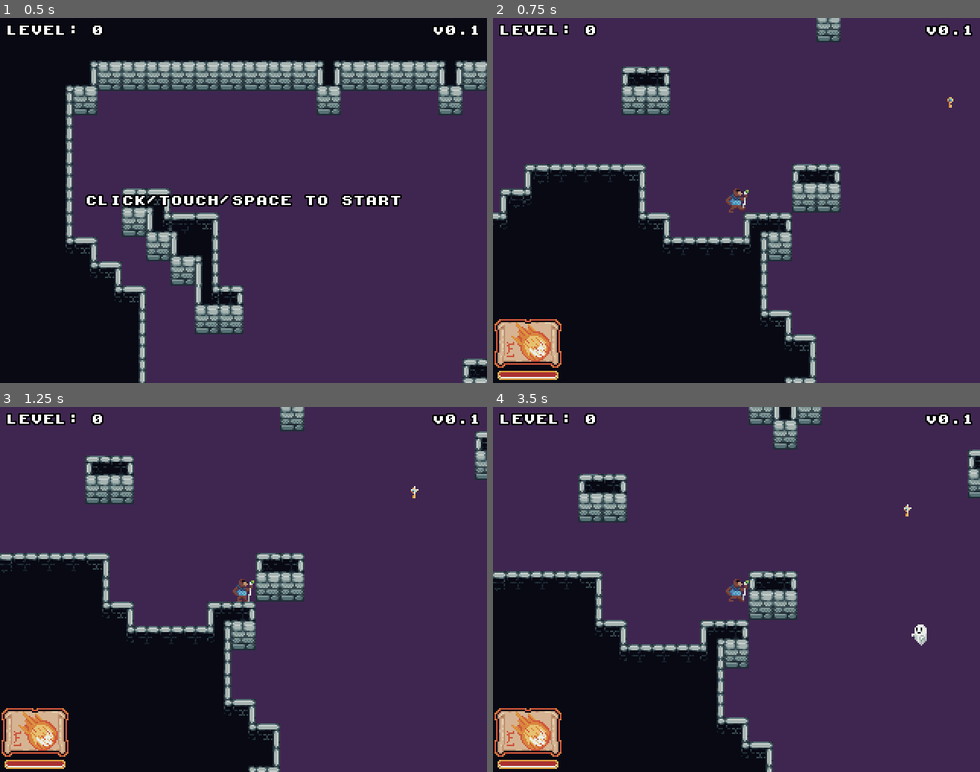
Above: before the commit, frames 1-4 (two rows, left to right).
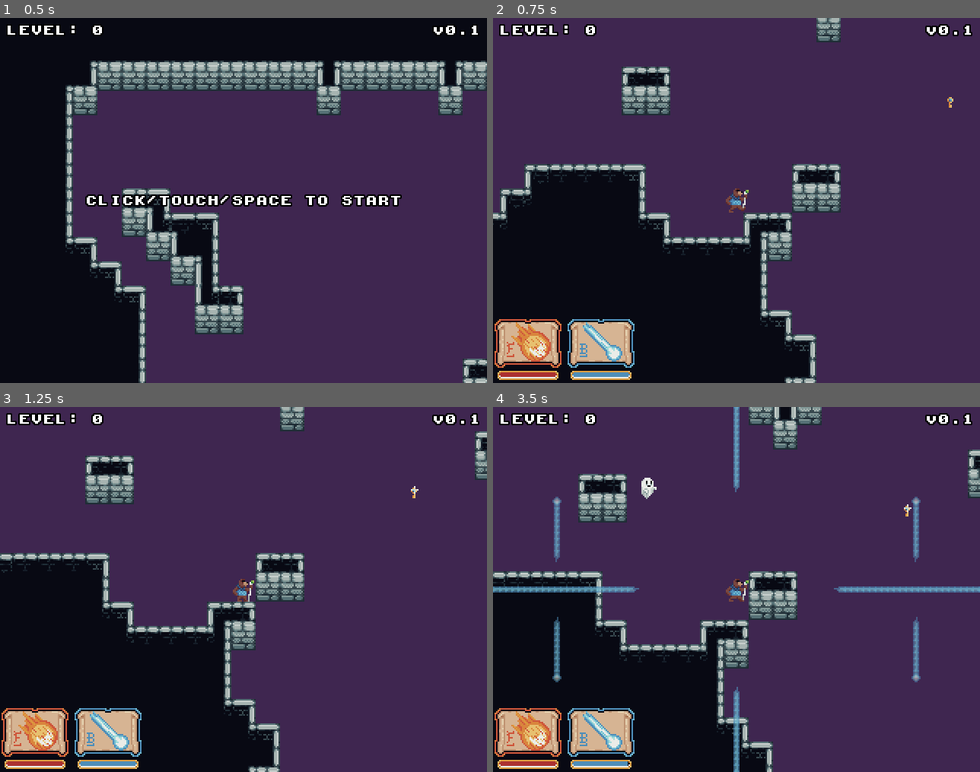
Above: after the commit, the same moments.

Repository: nikolawhallon/ExploreyDungeon
Game: Godot game, scene res://Scenes/Game.tscn
Two runs of this game, one before a commit and one after it. Both use one fixed random seed, a clock stepped at 60 frames per second and the inputs below.
Inputs (mouse positions are in pixels of both pictures, inside the frame that each line leads up to):
- Up to frame 1 (0.5 s): no input
- Up to frame 2 (0.75 s): tap Enter at 0.5 s; move the mouse to (843, 182) at 0.52 s; hold D from 0.53 s (still down); tap B at 0.6 s; click (843, 182) at 0.67 s
- Up to frame 3 (1.25 s): keep holding D; tap Space at 0.77 s
- Up to frame 4 (3.5 s): release D at 1.25 s; click (600, 731) at 1.27 s; drag from (639, 607) to (906, 490) at 2.02 s; move the mouse to (785, 509) at 2.77 s; hold D from 2.78 s (still down); tap F at 2.85 s; tap B at 3.05 s

Frame 1 is identical in both runs. In frame 2, 1.8% of the frame differs, in the area x 15-30%, y 82-100%; in frame 3, 1.8%; in frame 4, 4.4%, in the area x 0-100%, y 0-100%.

Commit message:
added a beam

Diff:
--- /dev/null
+++ b/Scenes/Beam.gd
@@ -0,0 +1,77 @@
+extends Area2D
+
+var speed = 6
+var temp_position = Vector2.ZERO
+var tail_segments = 0
+var orientation = "right"
+var fade_out = false
+var fade_time = 0.5
+
+func destroy():
+	get_tree().queue_delete(self)
+
+func set_beam_start(start_position):
+	global_position = start_position
+	temp_position = position
+
+func set_orientation(o):
+	orientation = o
+
+func set_lifetime(seconds):
+	if seconds < 0.05:
+		fade_out = true
+	else:
+		$Timer.start(seconds)
+
+func set_fade_time(seconds):
+	fade_time = seconds
+
+func _process(delta):
+	if fade_out:
+		modulate.a -= delta / fade_time
+		if modulate.a < 0.05:
+			destroy()
+
+	if orientation == "right":
+		position.x += speed
+	if orientation == "left":
+		position.x -= speed
+	if orientation == "up":
+		position.y -= speed
+	if orientation == "down":
+		position.y += speed
+	var distance = position.distance_to(temp_position)
+
+	# this logic is saying, every time the beam moves 4 pixels,
+	# spawn 1 new beam tail segment
+	# TODO: also spawn animated beam segments
+	var factor_a = 4
+	var factor_b = 1
+	if distance > factor_a:
+		for _i in range(factor_b):
+			tail_segments += 1
+			var tail = Sprite.new()
+			tail.texture = load("res://Assets/Beam/beam_tail.png")
+			add_child(tail)
+
+			if orientation == "right":
+				tail.scale.x = 1
+				tail.position -= tail_segments * Vector2(factor_a, 0)
+			if orientation == "left":
+				tail.scale.x = -1
+				tail.position += tail_segments * Vector2(factor_a, 0)
+			if orientation == "up":
+				tail.rotation_degrees = -90
+				tail.position += tail_segments * Vector2(0, factor_a)
+			if orientation == "down":
+				tail.rotation_degrees = 90
+				tail.position -= tail_segments * Vector2(0, factor_a)
+
+		temp_position = position
+
+func _on_Timer_timeout():
+	fade_out = true
+
+func _on_Beam_area_entered(area):
+	if area.is_in_group("Ghost"):
+		area.destroy()
--- /dev/null
+++ b/Scenes/Beam.tscn
@@ -0,0 +1,23 @@
+[gd_scene load_steps=4 format=2]
+
+[ext_resource path="res://Assets/Beam/beam_head.png" type="Texture" id=1]
+[ext_resource path="res://Scenes/Beam.gd" type="Script" id=2]
+
+[sub_resource type="RectangleShape2D" id=1]
+extents = Vector2( 3, 3 )
+
+[node name="Beam" type="Area2D"]
+script = ExtResource( 2 )
+
+[node name="Head" type="Sprite" parent="."]
+z_index = 1
+texture = ExtResource( 1 )
+
+[node name="CollisionShape2D" type="CollisionShape2D" parent="."]
+shape = SubResource( 1 )
+
+[node name="Timer" type="Timer" parent="."]
+one_shot = true
+
+[connection signal="area_entered" from="." to="." method="_on_Beam_area_entered"]
+[connection signal="timeout" from="Timer" to="." method="_on_Timer_timeout"]
--- /dev/null
+++ b/Scenes/BeamPattern.gd
@@ -0,0 +1,50 @@
+extends Node2D
+
+var iterations = 0
+var max_iterations = 3
+
+func _ready():
+	$BeamRight.set_orientation("right")
+	$BeamRight.set_lifetime(0.25)
+
+	$BeamLeft.set_orientation("left")
+	$BeamLeft.set_lifetime(0.25)
+
+	$BeamUp.set_orientation("up")
+	$BeamUp.set_lifetime(0.25)
+
+	$BeamDown.set_orientation("down")
+	$BeamDown.set_lifetime(0.25)
+
+func _on_Timer_timeout():
+	var beam_right_up = load("res://Scenes/Beam.tscn").instance()
+	add_child(beam_right_up)
+	beam_right_up.set_beam_start($BeamRight.global_position + Vector2(0, -4))
+	beam_right_up.set_orientation("up")
+	beam_right_up.set_lifetime(0.1)
+	beam_right_up.set_fade_time(0.1)
+
+	var beam_right_down = load("res://Scenes/Beam.tscn").instance()
+	add_child(beam_right_down)
+	beam_right_down.set_beam_start($BeamRight.global_position + Vector2(0, 4))
+	beam_right_down.set_orientation("down")
+	beam_right_down.set_lifetime(0.1)
+	beam_right_down.set_fade_time(0.1)
+
+	var beam_left_up = load("res://Scenes/Beam.tscn").instance()
+	add_child(beam_left_up)
+	beam_left_up.set_beam_start($BeamLeft.global_position + Vector2(0, -4))
+	beam_left_up.set_orientation("up")
+	beam_left_up.set_lifetime(0.1)
+	beam_left_up.set_fade_time(0.1)
+
+	var beam_left_down = load("res://Scenes/Beam.tscn").instance()
+	add_child(beam_left_down)
+	beam_left_down.set_beam_start($BeamLeft.global_position + Vector2(0, 4))
+	beam_left_down.set_orientation("down")
+	beam_left_down.set_lifetime(0.1)
+	beam_left_down.set_fade_time(0.1)
+
+	iterations += 1
+	if iterations == max_iterations:
+		$Timer.stop()
--- /dev/null
+++ b/Scenes/BeamPattern.tscn
@@ -0,0 +1,25 @@
+[gd_scene load_steps=3 format=2]
+
+[ext_resource path="res://Scenes/Beam.tscn" type="PackedScene" id=1]
+[ext_resource path="res://Scenes/BeamPattern.gd" type="Script" id=2]
+
+[node name="BeamPattern" type="Node2D"]
+script = ExtResource( 2 )
+
+[node name="BeamRight" parent="." instance=ExtResource( 1 )]
+position = Vector2( 16, 0 )
+
+[node name="BeamLeft" parent="." instance=ExtResource( 1 )]
+position = Vector2( -16, 0 )
+
+[node name="BeamUp" parent="." instance=ExtResource( 1 )]
+position = Vector2( 0, -16 )
+
+[node name="BeamDown" parent="." instance=ExtResource( 1 )]
+position = Vector2( 0, 16 )
+
+[node name="Timer" type="Timer" parent="."]
+wait_time = 0.1
+autostart = true
+
+[connection signal="timeout" from="Timer" to="." method="_on_Timer_timeout"]
--- /dev/null
+++ b/Scenes/BeamScroll.gd
@@ -0,0 +1,9 @@
+extends Area2D
+
+func destroy():
+	get_tree().queue_delete(self)
+
+func _on_BeamScroll_body_entered(body):
+	if body.is_in_group("Player"):
+		body.collected_beam_scroll()
+		destroy()
--- /dev/null
+++ b/Scenes/BeamScroll.tscn
@@ -0,0 +1,18 @@
+[gd_scene load_steps=4 format=2]
+
+[ext_resource path="res://Assets/Spells/beam_scroll.png" type="Texture" id=1]
+[ext_resource path="res://Scenes/BeamScroll.gd" type="Script" id=2]
+
+[sub_resource type="RectangleShape2D" id=1]
+extents = Vector2( 7, 8 )
+
+[node name="BeamScroll" type="Area2D"]
+script = ExtResource( 2 )
+
+[node name="Sprite" type="Sprite" parent="."]
+texture = ExtResource( 1 )
+
+[node name="CollisionShape2D" type="CollisionShape2D" parent="."]
+shape = SubResource( 1 )
+
+[connection signal="body_entered" from="." to="." method="_on_BeamScroll_body_entered"]
--- a/Scenes/Fireball.tscn
+++ b/Scenes/Fireball.tscn
@@ -25,7 +25,7 @@
 
 [node name="AnimatedSprite" type="AnimatedSprite" parent="."]
 frames = SubResource( 1 )
-frame = 3
+frame = 1
 playing = true
 
 [connection signal="area_entered" from="." to="." method="_on_Fireball_area_entered"]
--- a/Scenes/Level.gd
+++ b/Scenes/Level.gd
@@ -12,6 +12,8 @@
 	if event is InputEventKey and event.pressed:
 		if event.scancode == KEY_F:
 			spawn_fireballs()
+		if event.scancode == KEY_B:
+			spawn_beams()
 
 	if event is InputEventMouseButton:
 		if event.is_pressed():
@@ -42,6 +44,7 @@
 	rng.randomize()
 
 	$CanvasLayer/MarginContainer/HBoxContainer/FireballSpell/FireballChargeBar.value = $YSort/Player.fireball_power
+	$CanvasLayer/MarginContainer/HBoxContainer/BeamSpell/BeamChargeBar.value = $YSort/Player.beam_power
 
 	$YSort/Player/Camera2D.limit_bottom = $YSort/Dungeon.map_h * 16
 	$YSort/Player/Camera2D.limit_right = $YSort/Dungeon.map_w * 16
@@ -82,6 +85,17 @@
 		var y = rng.randi_range(1, $YSort/Dungeon.map_h - 1)
 		if $YSort/Dungeon.is_ground(x, y):
 			fireball_scroll.position = Vector2(x * 16 + 8, y * 16 + 8)
+			break
+
+	# place a BeamScroll
+	var beam_scroll = load("res://Scenes/BeamScroll.tscn").instance()
+	add_child(beam_scroll)
+
+	while true:
+		var x = rng.randi_range(1, $YSort/Dungeon.map_w - 1)
+		var y = rng.randi_range(1, $YSort/Dungeon.map_h - 1)
+		if $YSort/Dungeon.is_ground(x, y):
+			beam_scroll.position = Vector2(x * 16 + 8, y * 16 + 8)
 			break
 
 func _on_Warp_entered():
@@ -137,5 +151,22 @@
 	fireball.global_position = $YSort/Player.global_position + direction * fireball.speed * 4.0 * 0.016
 	fireball.direction = direction
 
+func spawn_beams():
+	if $YSort/Player.beam_power <= 0:
+		return
+
+	var beam_pattern = load("res://Scenes/BeamPattern.tscn").instance()
+	add_child(beam_pattern)
+	beam_pattern.global_position = $YSort/Player.global_position
+
+	$YSort/Player.beam_power = clamp($YSort/Player.beam_power - 5, 0, 100)
+	$CanvasLayer/MarginContainer/HBoxContainer/BeamSpell/BeamChargeBar.value = $YSort/Player.beam_power
+
 func _on_Player_collected_fireball_scroll():
 	$CanvasLayer/MarginContainer/HBoxContainer/FireballSpell/FireballChargeBar.value = $YSort/Player.fireball_power
+
+func _on_BeamButton_pressed():
+	spawn_beams()
+
+func _on_Player_collected_beam_scroll():
+	$CanvasLayer/MarginContainer/HBoxContainer/BeamSpell/BeamChargeBar.value = $YSort/Player.beam_power
--- a/Scenes/Level.tscn
+++ b/Scenes/Level.tscn
@@ -59,7 +59,6 @@
 texture_progress = ExtResource( 8 )
 
 [node name="BeamSpell" type="VBoxContainer" parent="CanvasLayer/MarginContainer/HBoxContainer"]
-visible = false
 margin_left = 48.0
 margin_right = 92.0
 margin_bottom = 42.0
@@ -73,7 +72,7 @@
 margin_bottom = 32.0
 texture_normal = ExtResource( 7 )
 
-[node name="BeamCharge" type="TextureProgress" parent="CanvasLayer/MarginContainer/HBoxContainer/BeamSpell"]
+[node name="BeamChargeBar" type="TextureProgress" parent="CanvasLayer/MarginContainer/HBoxContainer/BeamSpell"]
 margin_top = 33.0
 margin_right = 44.0
 margin_bottom = 41.0
@@ -81,8 +80,11 @@
 texture_progress = ExtResource( 9 )
 
 [connection signal="entered" from="Warp" to="." method="_on_Warp_entered"]
+[connection signal="collected_beam_scroll" from="YSort/Player" to="." method="_on_Player_collected_beam_scroll"]
 [connection signal="collected_fireball_scroll" from="YSort/Player" to="." method="_on_Player_collected_fireball_scroll"]
 [connection signal="was_hit" from="YSort/Player" to="." method="_on_Player_was_hit"]
 [connection signal="timeout" from="GhostSpawnTimer" to="." method="_on_GhostSpawnTimer_timeout"]
 [connection signal="pressed" from="CanvasLayer/MarginContainer/HBoxContainer/FireballSpell/FireballButtonMobile" to="." method="_on_FireballButton_pressed"]
 [connection signal="pressed" from="CanvasLayer/MarginContainer/HBoxContainer/FireballSpell/FireballButtonDesktop" to="." method="_on_FireballButton_pressed"]
+[connection signal="pressed" from="CanvasLayer/MarginContainer/HBoxContainer/BeamSpell/BeamButtonMobile" to="." method="_on_BeamButton_pressed"]
+[connection signal="pressed" from="CanvasLayer/MarginContainer/HBoxContainer/BeamSpell/BeamButtonDesktop" to="." method="_on_BeamButton_pressed"]
--- a/Scenes/Player.gd
+++ b/Scenes/Player.gd
@@ -2,6 +2,7 @@
 
 signal was_hit
 signal collected_fireball_scroll
+signal collected_beam_scroll
 
 export var speed = 70
 var velocity = Vector2(0, 0)
@@ -11,6 +12,7 @@
 var destination_direction = null
 
 var fireball_power = 100
+var beam_power = 100
 
 func set_destination_direction(click_touch_global_position):
 	if click_touch_global_position != null:
@@ -59,3 +61,7 @@
 func collected_fireball_scroll():
 	fireball_power = clamp(fireball_power + 50, 0, 100)
 	emit_signal("collected_fireball_scroll")
+
+func collected_beam_scroll():
+	beam_power = clamp(beam_power + 50, 0, 100)
+	emit_signal("collected_beam_scroll")
Binary file added: Assets/Beam/beam_0.png
Not shown, added: Assets/Beam/beam_0.png.import
Binary file added: Assets/Beam/beam_1.png
Not shown, added: Assets/Beam/beam_1.png.import
Binary file added: Assets/Beam/beam_2.png
Not shown, added: Assets/Beam/beam_2.png.import
Binary file added: Assets/Beam/beam_3.png
Not shown, added: Assets/Beam/beam_3.png.import
Binary file added: Assets/Beam/beam_head.png
Not shown, added: Assets/Beam/beam_head.png.import
Binary file added: Assets/Beam/beam_tail.png
Not shown, added: Assets/Beam/beam_tail.png.import
